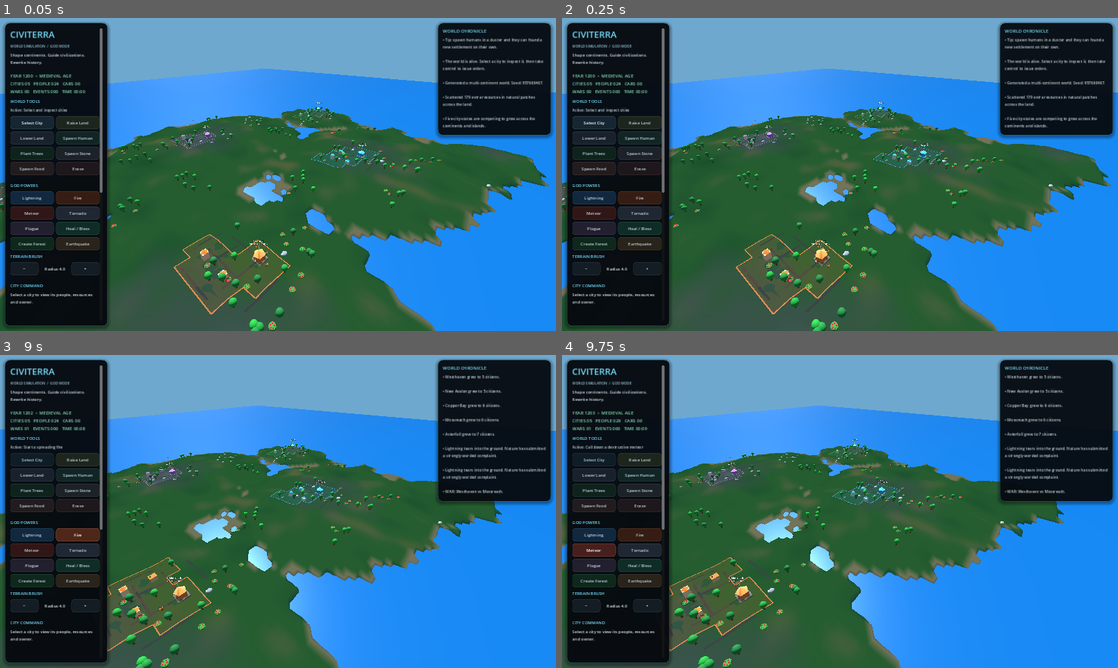
Above: before the commit, frames 1-4 (two rows, left to right).
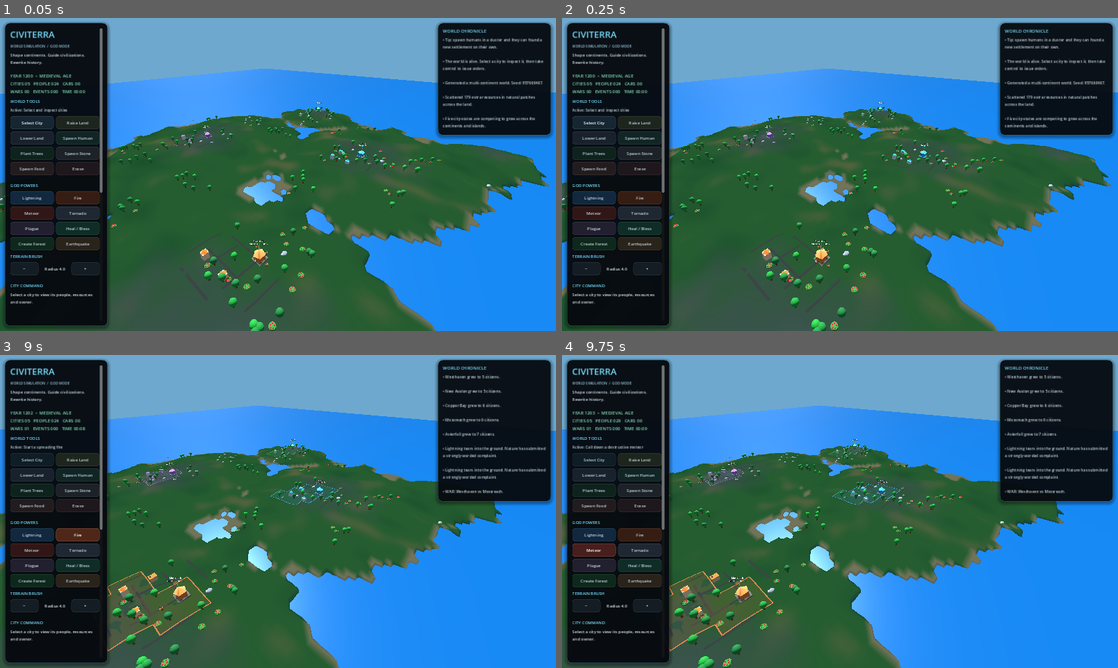
Above: after the commit, the same moments.

Repository: yoimdoingstuff/citysandbox
Game: Godot game, scene res://main.tscn
Same seed, same stepped clock (60 frames per second), same inputs: the game is played once before the commit and once after it.
Inputs (mouse positions are in pixels of both pictures, inside the frame that each line leads up to):
- Up to frame 1 (0.05 s): no input
- Up to frame 2 (0.25 s): no input
- Up to frame 3 (9 s): click "Select City" at 0.5 s; click "Raise Land" at 1.25 s; click "Lower Land" at 2 s; click "Spawn Human" at 2.75 s; click "Select City" at 3.5 s; click "Plant Trees" at 4.25 s; click "Spawn Stone" at 5 s; click "Spawn Food" at 5.75 s; click "Lightning" at 6.5 s; move the mouse to (400, 495) at 7.27 s; hold D 7.28-8 s; click (400, 495) at 7.42 s; drag from (166, 527) to (250, 574) at 8.02 s; click "Fire" at 8.75 s
- Up to frame 4 (9.75 s): click "Meteor" at 9.5 s

The runs differ from the first frame. In frame 1, 1.8% of the frame differs, in the area x 0-69%, y 29-95%; in frame 2, 1.8%; in frame 3, 0.3%; in frame 4, 0.3%.

Commit message:
Throttle city territory mesh rebuilding during growth

Diff:
--- a/main.gd
+++ b/main.gd
@@ -991,6 +991,10 @@
 	if absf(x) > TERRAIN_SIZE * 0.49 or absf(z) > TERRAIN_SIZE * 0.49:
 		return false
 	return _height_at(x, z) > WATER_LEVEL + 0.10
+
+
+func _schedule_city_territory_refresh() -> void:
+	territory_refresh_pending = true
 
 
 func _refresh_city_territory(city_id: int) -> void:
@@ -1355,11 +1359,12 @@
 	var stage_changed: bool = next_stage != previous_stage
 	if stage_changed:
 		_apply_city_stage_appearance(city_id)
+		_apply_building_era_appearance(city_id, _world_year())
 		if next_stage > previous_stage:
 			_log("%s developed into a %s." % [city["name"], _city_stage_name(next_stage).to_lower()])
 	var houses_changed: bool = _sync_city_buildings(city_id)
 	if houses_changed or stage_changed:
-		_refresh_city_territory(city_id)
+		_schedule_city_territory_refresh()
 	city = cities[city_id]
 	if is_instance_valid(city["label"]):
 		var status: String = "ABANDONED" if population <= 0 else _city_stage_name(next_stage)
@@ -2030,6 +2035,12 @@
 
 
 func _update_simulation_timers(delta: float) -> void:
+	if territory_refresh_pending:
+		territory_refresh_timer += delta
+		if territory_refresh_timer >= 5.0:
+			territory_refresh_timer = 0.0
+			territory_refresh_pending = false
+			_refresh_city_territory(0)
 	traffic_spawn_timer += delta
 	if traffic_spawn_timer >= 2.6:
 		traffic_spawn_timer = fmod(traffic_spawn_timer, 2.6)
@@ -2241,9 +2252,7 @@
 				member["home_offset"] = Vector2(member["pos"].x - city_position.x, member["pos"].z - city_position.z)
 				people[member_id] = member
 			_refresh_city_development(new_city_id)
-			for affected_city_id in range(cities.size()):
-				if affected_city_id != new_city_id:
-					_refresh_city_territory(affected_city_id)
+			_schedule_city_territory_refresh()
 			_seed_resources_around(cities[new_city_id]["pos"])
 			_log("A new settlement, %s, has been founded by %d humans." % [new_name, members.size()])
 			return
@@ -4242,8 +4251,8 @@
 		_apply_city_stage_appearance(city_id)
 	for city_id in range(cities.size()):
 		_refresh_city_development(city_id)
+	_refresh_city_territory(0)
 	for city_id in range(cities.size()):
-		_refresh_city_territory(city_id)
 		_rebuild_city_roads(city_id)
 
 	for rubble_entry_data in saved_rubble:
